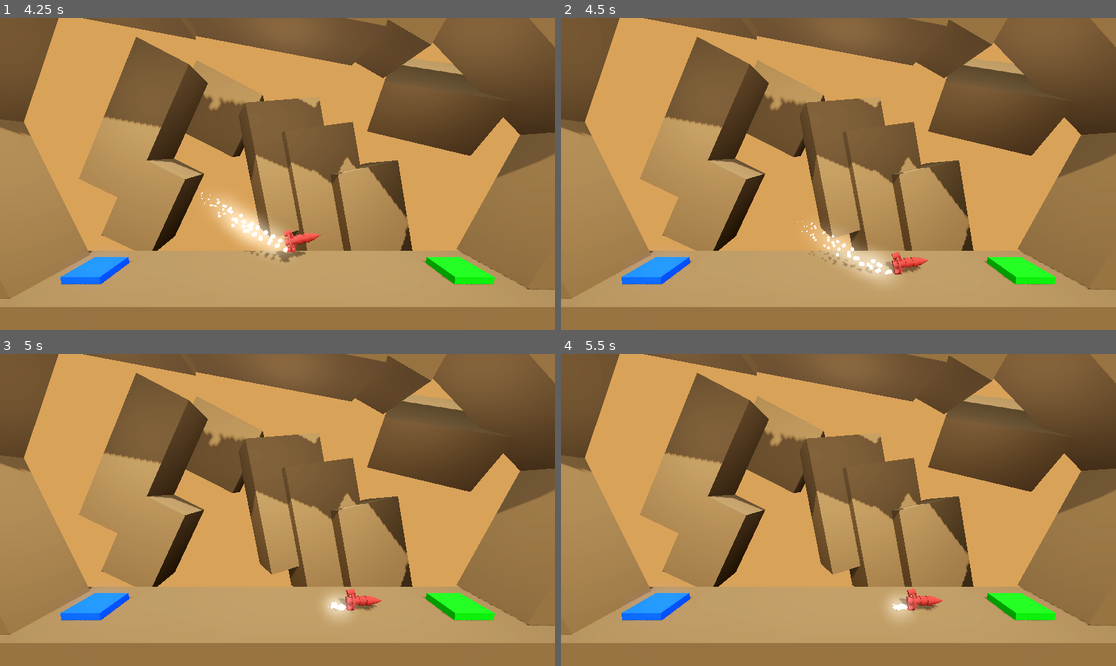
Above: before the commit, frames 1-4 (two rows, left to right).
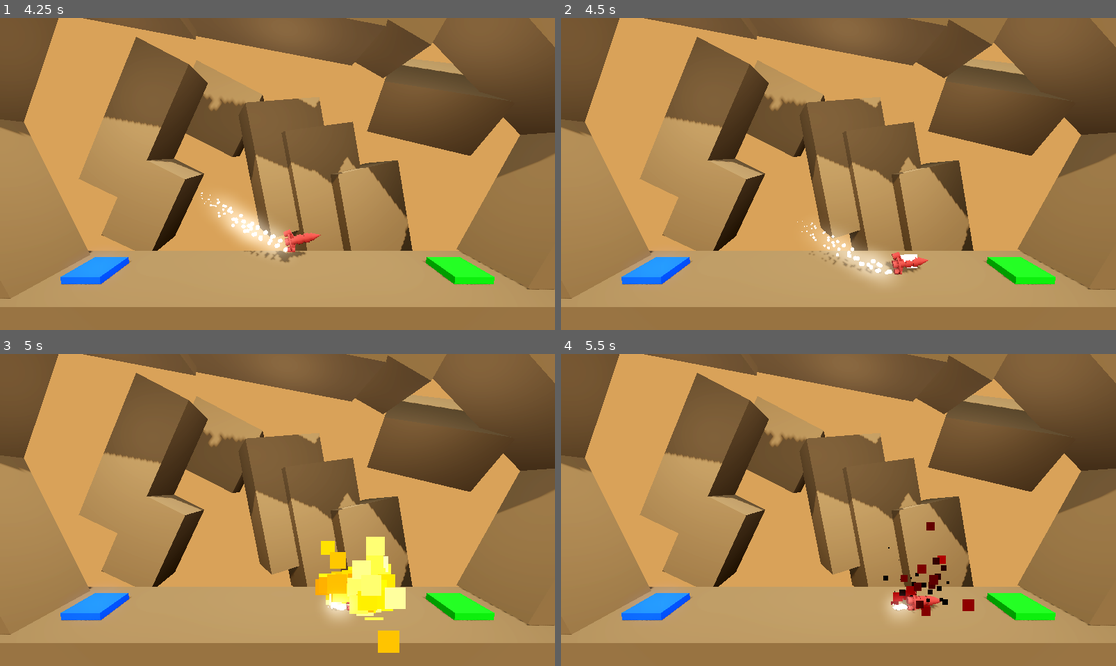
Above: after the commit, the same moments.

Repository: Kykus14/boost
Game: Godot game, scene res://scenes/level.tscn
Two runs of this game, one before a commit and one after it. Both use one fixed random seed, a clock stepped at 60 frames per second and the inputs below.
Inputs:
- Up to frame 1 (4.25 s): tap Enter at 0.5 s; hold D (rotate_right) 0.53-1.28 s; hold Space (boost) 0.53-1.28 s; hold A (rotate_left) 1.28-2.03 s; tap Space (boost) at 1.35, 2.85 s; hold Space (boost) 2.03-2.78 s; hold D (rotate_right) 2.03-3.53 s; hold A (rotate_left) from 3.53 s (still down); hold Space (boost) from 3.53 s (still down)
- Up to frame 2 (4.5 s): keep holding A (rotate_left); release Space (boost) at 4.28 s; tap Space (boost) at 4.35 s
- Up to frame 3 (5 s): keep holding A (rotate_left)
- Up to frame 4 (5.5 s): keep holding A (rotate_left); hold Space (boost) from 5.03 s (still down)

Frame 1 is identical in both runs. In frame 2, less than 0.1% of the frame differs, in the area x 61-65%, y 75-81%; in frame 3, 2.9%, in the area x 56-74%, y 58-96%; in frame 4, 0.7%.

Commit message:
particles3

Diff:
--- a/scripts/player.gd
+++ b/scripts/player.gd
@@ -7,6 +7,8 @@
 @onready var booster_particles: GPUParticles3D = $BoosterParticles
 @onready var booster_particles_r: GPUParticles3D = $BoosterParticlesR
 @onready var booster_particles_l: GPUParticles3D = $BoosterParticlesL
+@onready var explosion_particles: GPUParticles3D = $ExplosionParticles
+@onready var success_particles: GPUParticles3D = $SuccessParticles
 
 ## How much vertical force to apply when moving.
 @export_range(750.0, 3000.0) var thrust: float = 1000.0
@@ -47,6 +49,7 @@
 
 func crash_sequence() -> void:
 	print("OJ")
+	explosion_particles.emitting = true
 	explosion_audio.play()
 	set_process(false)
 	is_transitioning = true
@@ -56,6 +59,7 @@
 
 func complete_level(next_level_file: String) -> void:
 	print("YOU WIN")
+	success_particles.emitting = true
 	success_audio.play()
 	is_transitioning = true
 	var tween = create_tween()
